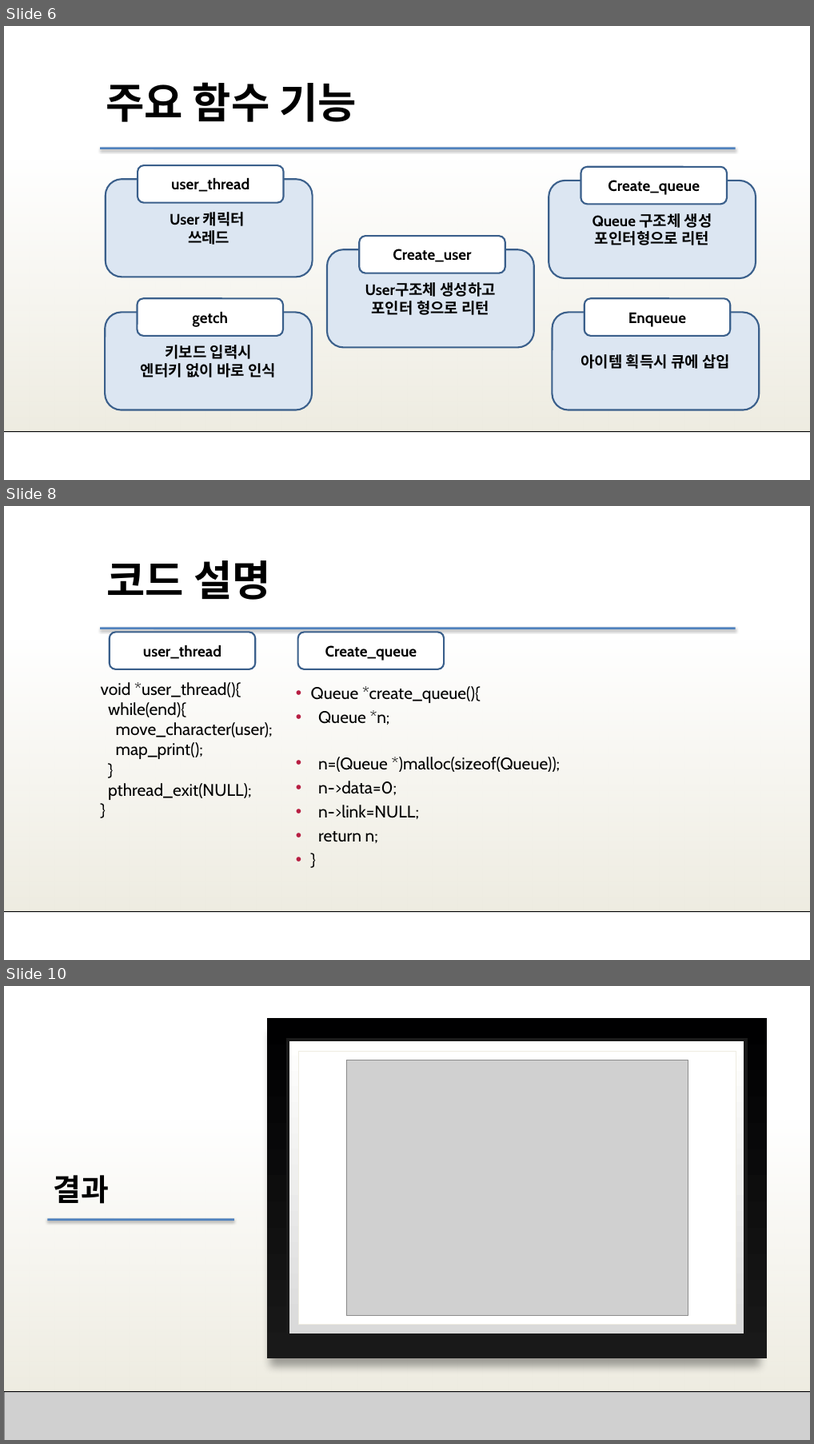
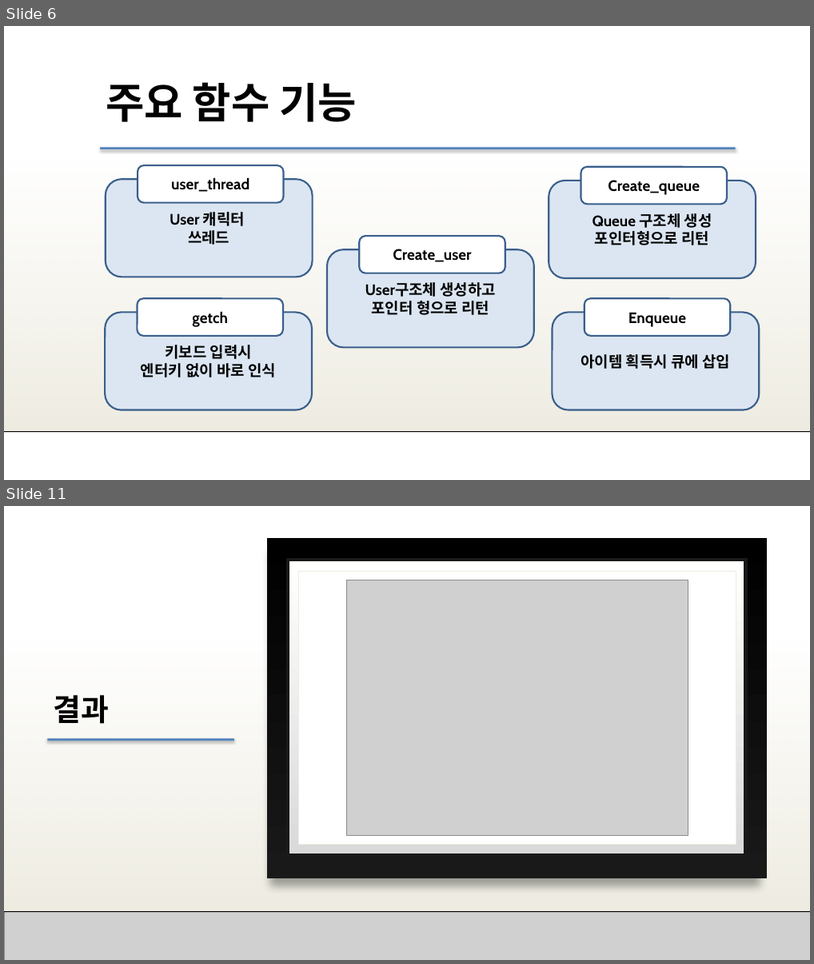
Before and after one commit to SHyoJun/finaltest, a slide deck: Queue+Thread.pptx. Shown one above the other, each under a label of ours: slides 6, 8 and 10 before the commit, slides 6 and 11 after it; the slides between them are not shown. The pictures are 814x1444 and 814x964 pixels, drawn with LibreOffice and Linux fonts; fonts in the diff are those of the drawing; grey boxes stand for pictures; background and template pictures are left out. Boxes give left, top, right and bottom in pixels: in the first picture for what was removed or moved away, otherwise in the second. Text is boxed around its words. In the diff, an @@ line names an element or a change of style, - is before the commit and + after.

```diff
--- a/Queue+Thread.pptx
+++ b/Queue+Thread.pptx
@@ slide 8 removed at (x1=4, y1=506, x2=810, y2=960), background #FFFFFF; not listed: 3 template elements that a slide beside it also shows @@
@@ text removed at (x1=107, y1=560, x2=271, y2=600) @@
-코드 설명
@@ rounded rectangle removed at (x1=110, y1=632, x2=255, y2=669) @@
-user_thread
@@ rounded rectangle removed at (x1=298, y1=632, x2=444, y2=669) @@
-Create_queue
@@ text removed at (x1=101, y1=682, x2=273, y2=800) @@
-void *user_thread(){
-while(end){
-move_character(user);
-map_print();
-}
-pthread_exit(NULL);
-}
@@ text removed at (x1=311, y1=686, x2=561, y2=843) @@
-• Queue *create_queue(){
-• Queue *n;
-• n=(Queue *)malloc(sizeof(Queue));
-• n->data=0;
-• n->link=NULL;
-• return n;
-• }
@@ what was slide 10 is now slide 11 @@
```
Also in this commit, not shown: 3 slides changed, 3 slides added, 1 other slide removed.
